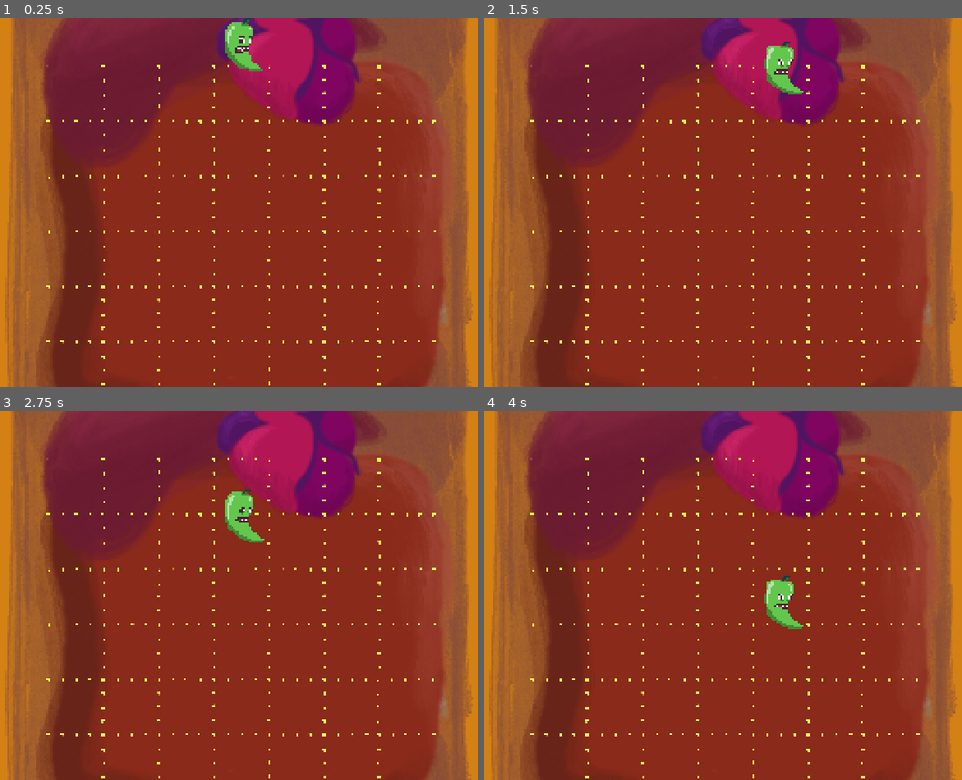
Above: before the commit, frames 1-4 (two rows, left to right).
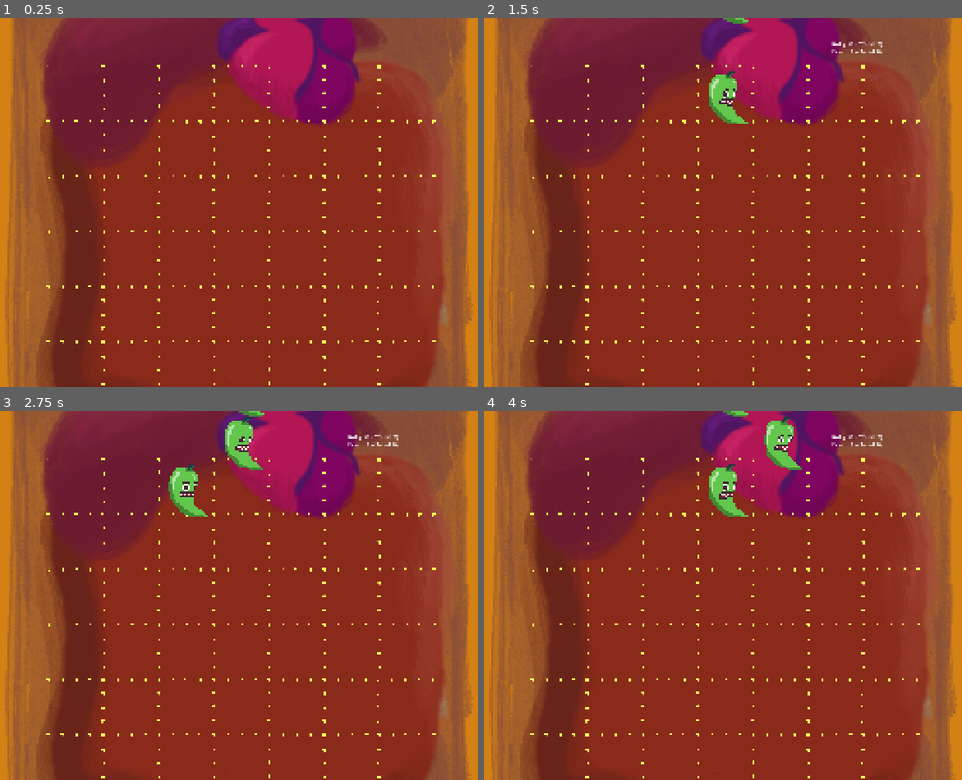
Above: after the commit, the same moments.

Repository: krajuska/mouthParty
Game: Godot game, scene res://scenes/game.tscn
The game is run twice, just before and just after one commit, with the same random seed, the same clock (stepped at 60 frames per second) and the same inputs.
Inputs:
- Up to frame 1 (0.25 s): no input
- Up to frame 2 (1.5 s): hold Right (ui_right) from 0.53 s (still down); tap Space (eat) at 0.6, 1.35 s
- Up to frame 3 (2.75 s): release Right (ui_right) at 2.03 s; hold Left (ui_left) from 2.03 s (still down); tap Space (eat) at 2.1 s
- Up to frame 4 (4 s): release Left (ui_left) at 2.78 s; hold Right (ui_right) from 2.78 s (still down); tap Space (eat) at 2.85, 3.6 s

The runs differ from the first frame. In frame 1, 0.7% of the frame differs, in the area x 47-55%, y 0-15%; in frame 2, 1.5%; in frame 3, 2.2%, in the area x 35-84%, y 0-36%; in frame 4, 2.2%.

Commit message:
implement space bar to trigger drop of food. needs to cover scenarios where it shouldnt be pressed

Diff:
--- a/SpawnManager.gd
+++ b/SpawnManager.gd
@@ -3,6 +3,8 @@
 @export var character_scene: PackedScene = preload("res://entities/player.tscn")
 
 signal scores_updated(scores: Dictionary)
+signal can_eat(answer: bool)
+signal space_bar_pressed(bool)
 
 const MAX_LEVEL := 6
 const SPAWN_POSITION := Vector2(1042, 80)
@@ -21,7 +23,6 @@
 
 func _ready() -> void:
 	_load_all_foods()
-	spawn_new()
 
 func _load_all_foods() -> void:
 	var dir := DirAccess.open(FOOD_FOLDER)
@@ -38,9 +39,14 @@
 		file_name = dir.get_next()
 	dir.list_dir_end()
 
+func _process(_delta: float) -> void:
+	if Input.is_action_just_pressed("eat"):
+		space_bar_pressed.emit(true)
+
 func spawn_new() -> CharacterBody2D:
 	if game_over:
 		return null
+
 	var new_body = character_scene.instantiate()
 	new_body.global_position = SPAWN_POSITION
 
@@ -50,7 +56,7 @@
 	get_tree().current_scene.add_child(new_body)
 	return new_body
 
-func apply_bonus_for_body(body: Node) -> void:
+func score_points(body: Node) -> void:
 	var food: FoodData = body.food_data
 	if food == null:
 		return
@@ -58,8 +64,10 @@
 	scores["bully"]       -= food.peace
 	scores_updated.emit(scores)
 
+
 func check_stop_conditions() -> bool:
 	for score_key in scores.keys():
 		if scores[score_key] >= SCORE_LIMITS[score_key]:
 			return true
+	can_eat.emit(true)
 	return false
--- a/scenes/game.gd
+++ b/scenes/game.gd
@@ -1,6 +1,7 @@
 extends Node2D
 
 @onready var score_label: RichTextLabel = $RichTextLabel
+@onready var can_eat: bool = true
 
 var previous_scores := {
 	"bully": 0
@@ -8,6 +9,7 @@
 
 func _ready() -> void:
 	SpawnManager.scores_updated.connect(_on_scores_updated)
+	SpawnManager.space_bar_pressed.connect(_on_spacebar_pressed)
 
 func _on_scores_updated(new_scores: Dictionary) -> void:
 	var lines: Array[String] = []
@@ -24,3 +26,11 @@
 	if lines.size() > 0:
 		score_label.text = "\n".join(lines)
 	previous_scores = new_scores.duplicate()
+
+func _on_spacebar_pressed(can_drop_next: bool) -> void:
+	can_eat = can_drop_next
+	if can_eat:
+		can_eat = false
+		SpawnManager.spawn_new()
+	else:
+		return
--- a/scripts/player.gd
+++ b/scripts/player.gd
@@ -67,10 +67,6 @@
 	else:
 		velocity.x = move_toward(velocity.x, 0, SPEED)
 
-	if is_on_floor():
-		_on_touch(self)
-		return
-
 	for i in get_slide_collision_count():
 		var collider = get_slide_collision(i).get_collider()
 		if collider is CharacterBody2D and collider != self:
@@ -83,13 +79,14 @@
 	has_triggered = true
 
 	if touched_body != null:
-		SpawnManager.apply_bonus_for_body(self)
+		SpawnManager.score_points(self)
 
 	animated_sprite_2d.play("splat")
 
 	if SpawnManager.check_stop_conditions():
 		SpawnManager.game_over = true
+		SpawnManager.can_eat.emit(false)
 		print("game over")
 		return
 
-	SpawnManager.spawn_new()
+	SpawnManager.can_eat.emit(true)
Not shown, changed: .DS_Store
